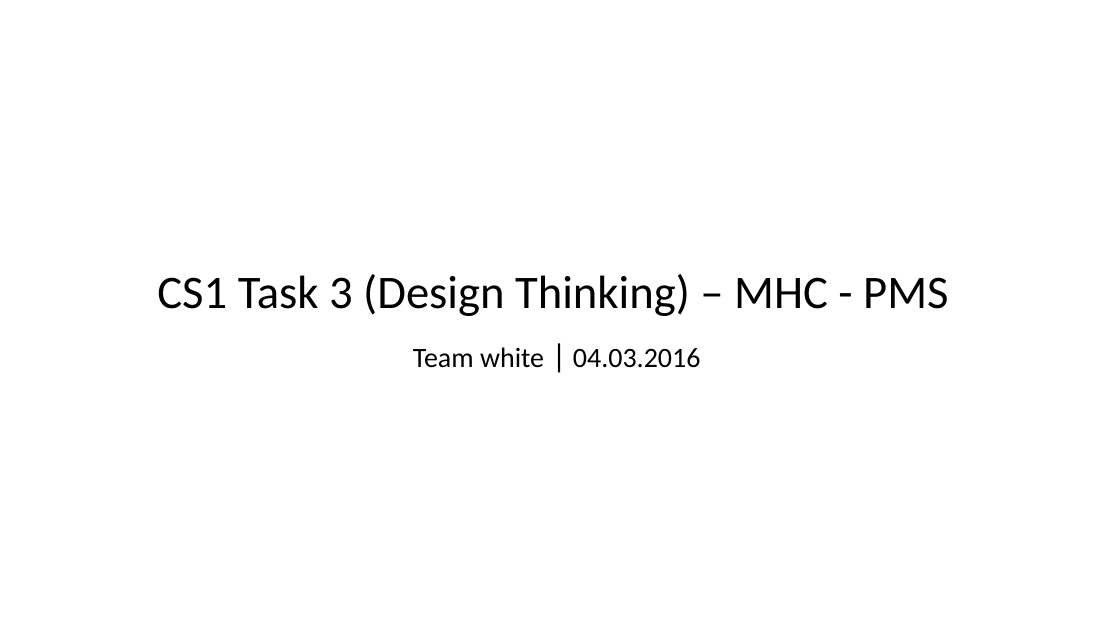
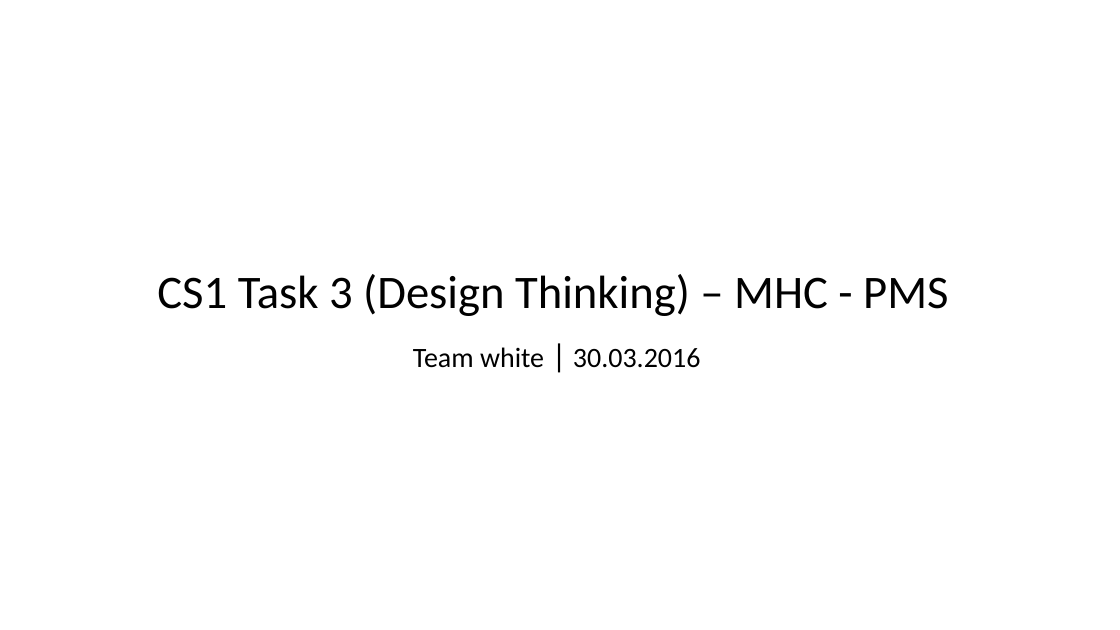
Before and after one commit to s-thoeni/ch.bfh.bti7081.s2016.white, a slide deck: slide 1 of doc/task03/cs1_task03_Design-Thinking.pptx. Drawn at 1120x630 pixels with LibreOffice and Linux fonts; fonts in the diff are those of the drawing. Boxes give left, top, right and bottom in pixels: in the first picture for what was removed or moved away, otherwise in the second. Text is boxed around its words. In the diff, an @@ line names an element or a change of style, - is before the commit and + after.

```diff
--- a/doc/task03/cs1_task03_Design-Thinking.pptx
+++ b/doc/task03/cs1_task03_Design-Thinking.pptx
@@ text at [413, 347, 701, 368]: text changed @@
-Team white | 04.03.2016
+Team white | 30.03.2016
```
Also in this commit, not shown: 2 other slides changed, 1 slide removed.
